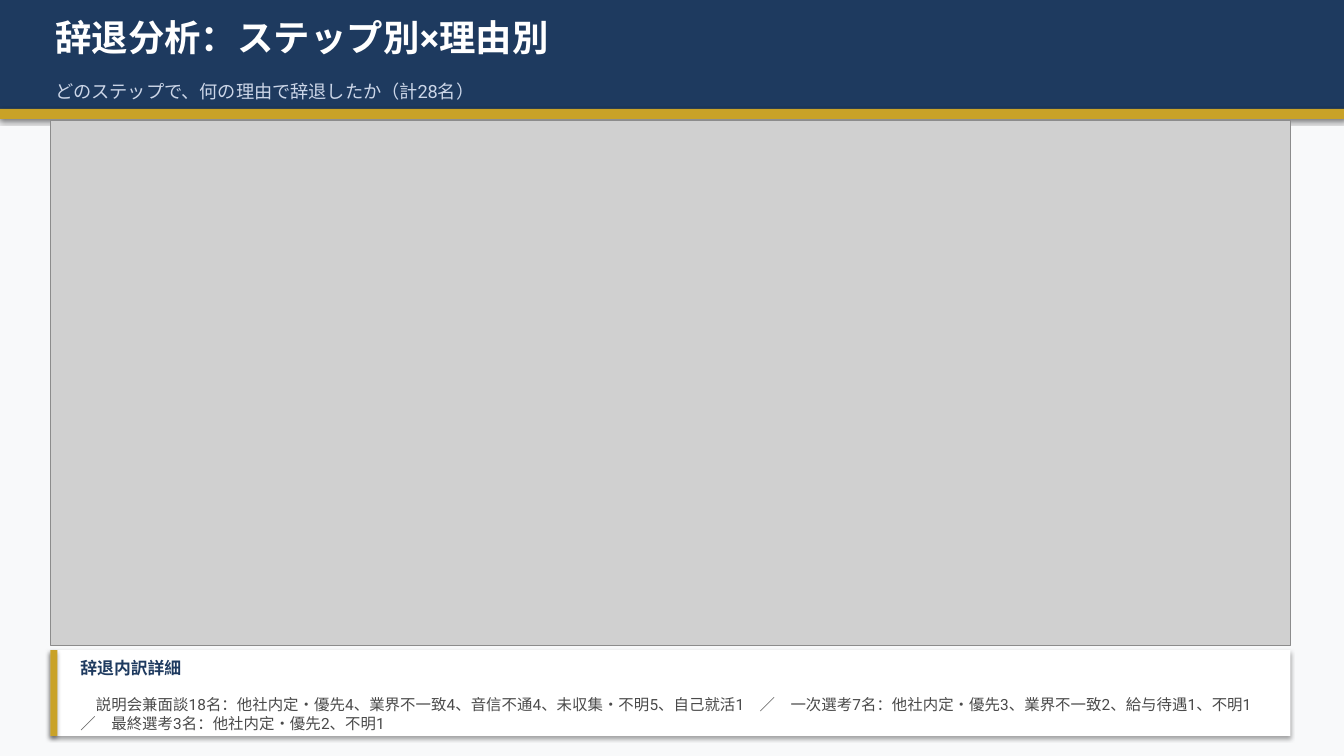
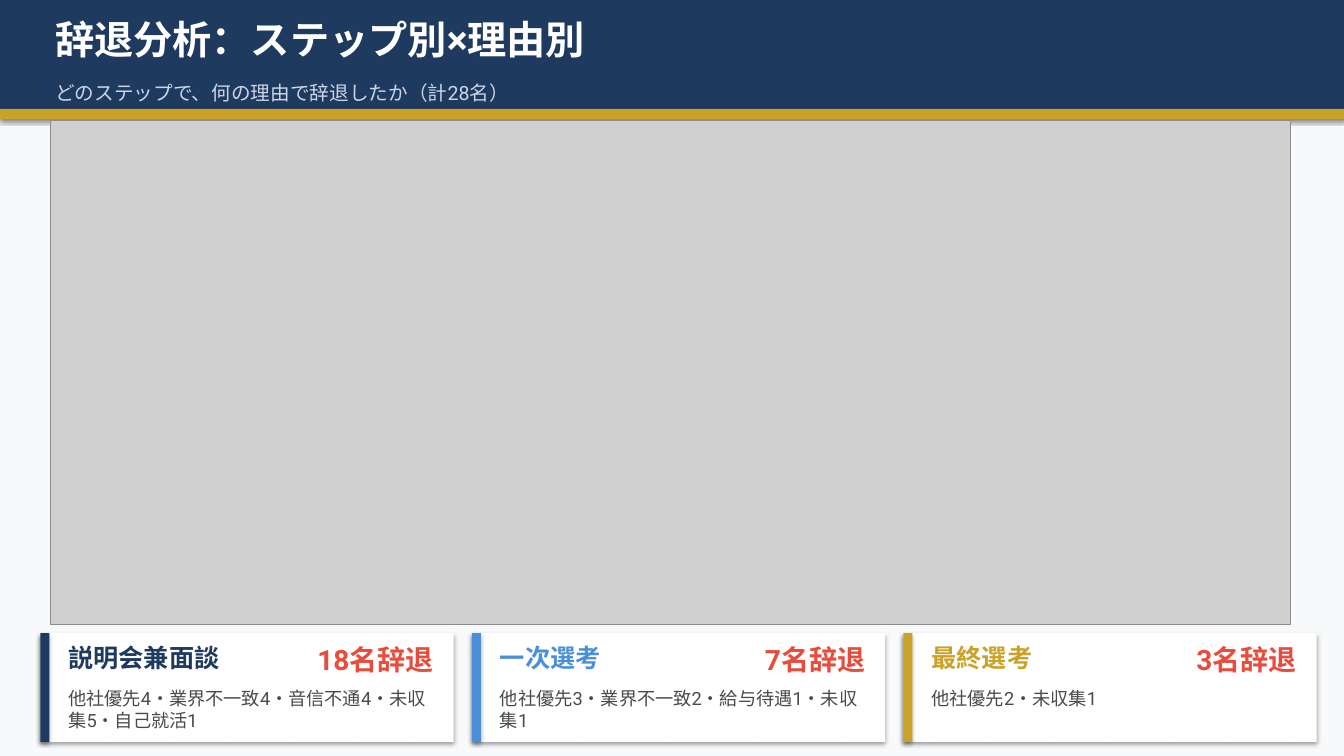
Before and after one commit to syoukaku007-star/daiki, a slide deck: slide 6 of 上位校採用分析レポート_2026.pptx. Drawn at 1344x756 pixels with LibreOffice and Linux fonts; fonts in the diff are those of the drawing; grey boxes stand for pictures. Boxes give left, top, right and bottom in pixels: in the first picture for what was removed or moved away, otherwise in the second. Text is boxed around its words. In the diff, an @@ line names an element or a change of style, - is before the commit and + after.

```diff
--- a/上位校採用分析レポート_2026.pptx
+++ b/上位校採用分析レポート_2026.pptx
@@ text "辞退分析：ステップ別×理由別" at box(55, 20, 585, 58): size 26 to 28 pt @@
@@ text "どのステップで、何の理由で辞退したか（計28名）" at box(55, 83, 509, 102): size 13 to 14 pt @@
@@ picture: place and size @@
-picture at box(50, 121, 1291, 645)
+picture at box(50, 121, 1291, 625)
@@ rectangle: place and size @@
-rectangle at box(50, 650, 57, 736)
+rectangle at box(40, 633, 49, 742)
@@ rectangle at box(40, 633, 49, 742): fill #C9A227 to #1E3A5F @@
@@ rectangle: place and size @@
-rectangle at box(50, 650, 1291, 736)
+rectangle at box(40, 633, 454, 742)
@@ text at box(68, 645, 219, 670): text changed; size 12 to 18 pt @@
-辞退内訳詳細
+説明会兼面談
@@ text added at box(317, 646, 433, 673), 20 pt, text #E74C3C, bold @@
+18名辞退
@@ rectangle added at box(472, 633, 885, 742), fill #FFFFFF @@
@@ rectangle added at box(472, 633, 481, 742), fill #4A90D9 @@
@@ text added at box(500, 645, 601, 670), 18 pt, text #4A90D9, bold @@
+一次選考
@@ text added at box(765, 646, 865, 673), 20 pt, text #E74C3C, bold @@
+7名辞退
@@ rectangle added at box(903, 633, 1317, 742), fill #FFFFFF @@
@@ rectangle added at box(903, 633, 912, 742), fill #C9A227 @@
@@ text added at box(931, 645, 1032, 670), 18 pt, text #C9A227, bold @@
+最終選考
@@ text added at box(1196, 646, 1296, 673), 20 pt, text #E74C3C, bold @@
+3名辞退
@@ text added at box(68, 689, 425, 729), 13 pt, text #4A4A4A @@
+他社優先4・業界不一致4・音信不通4・未収集5・自己就活1
@@ text added at box(500, 689, 857, 729), 13 pt, text #4A4A4A @@
+他社優先3・業界不一致2・給与待遇1・未収集1
@@ text added at box(931, 689, 1097, 707), 13 pt, text #4A4A4A @@
+他社優先2・未収集1
@@ text removed at box(96, 697, 1252, 712) @@
-説明会兼面談18名：他社内定・優先4、業界不一致4、音信不通4、未収集・不明5、自己就活1 ／ 一次選考7名：他社内定・優先3、業界不一致2、給与待遇1、不明1 ／ 最終選考3名：他社内定・優先2、不明1
```
Also in this commit, not shown: 9 other slides changed, 1 slide added.
